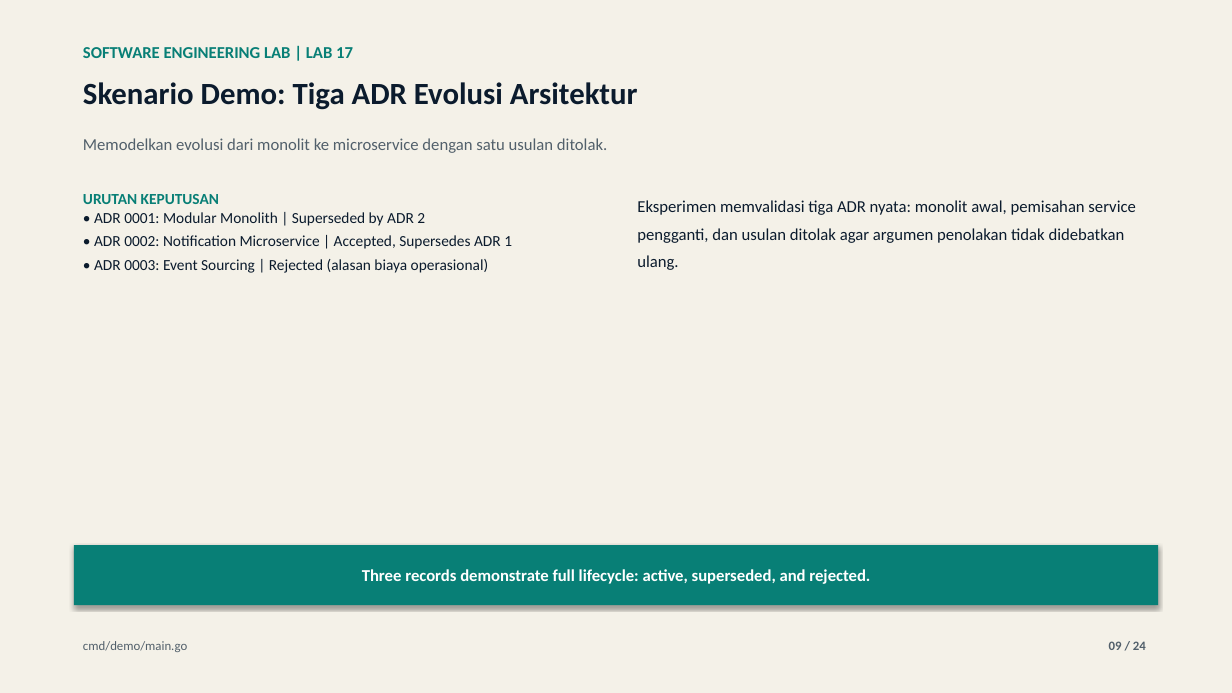
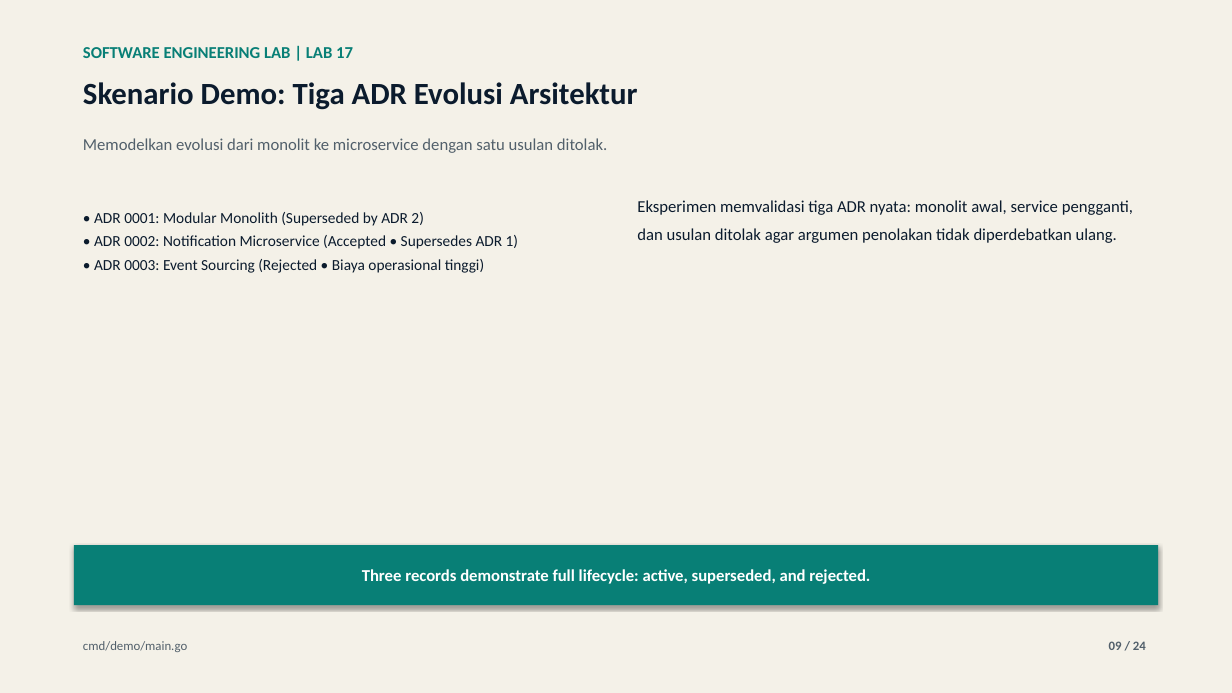
Before and after one commit to lukman-ss/software-engineering-lab, a slide deck: slide 9 of labs/17-architecture-decision-record/result/linkedin/lab-17-architecture-decision-record-carousel.pptx. Drawn at 1232x693 pixels with LibreOffice and Linux fonts; fonts in the diff are those of the drawing. Boxes give left, top, right and bottom in pixels: in the first picture for what was removed or moved away, otherwise in the second. Text is boxed around its words. In the diff, an @@ line names an element or a change of style, - is before the commit and + after.

```diff
--- a/labs/17-architecture-decision-record/result/linkedin/lab-17-architecture-decision-record-carousel.pptx
+++ b/labs/17-architecture-decision-record/result/linkedin/lab-17-architecture-decision-record-carousel.pptx
@@ text at [637,200,1133,243]: text changed @@
-Eksperimen memvalidasi tiga ADR nyata: monolit awal, pemisahan service pengganti, dan usulan ditolak agar argumen penolakan tidak didebatkan ulang.
+Eksperimen memvalidasi tiga ADR nyata: monolit awal, service pengganti, dan usulan ditolak agar argumen penolakan tidak diperdebatkan ulang.
@@ text at [94,212,518,273]: text changed @@
-URUTAN KEPUTUSAN
-• ADR 0001: Modular Monolith | Superseded by ADR 2
-• ADR 0002: Notification Microservice | Accepted, Supersedes ADR 1
-• ADR 0003: Event Sourcing | Rejected (alasan biaya operasional)
+• ADR 0001: Modular Monolith (Superseded by ADR 2)
+• ADR 0002: Notification Microservice (Accepted • Supersedes ADR 1)
+• ADR 0003: Event Sourcing (Rejected • Biaya operasional tinggi)
```
Also in this commit, not shown: 16 other slides changed, 4 other files.
